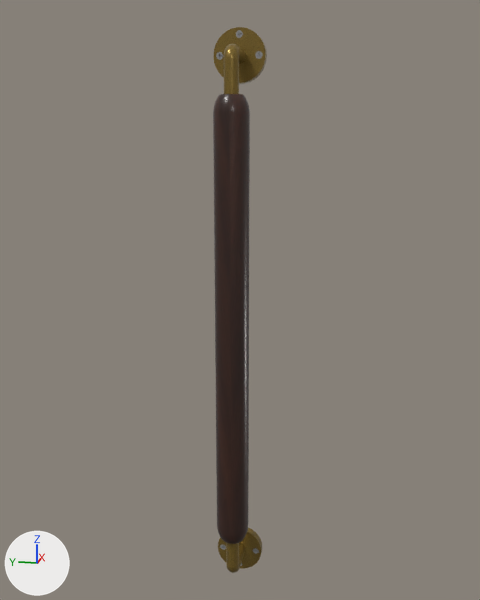
Two versions of the glTF model src/assets/models/door_handle.glb, one commit apart.
One viewpoint serves both versions: a 50 mm camera at (-3.56, -0.28, 2.98) aimed at (0.09, 0.45, 2.06). Arrows for +X, +Y and +Z are at lower left; the lights stay in place. The picture after the commit comes second. Where no turn or scale is listed for an object, it has been applied to the vertices. Vertices at exactly the same position are counted once.
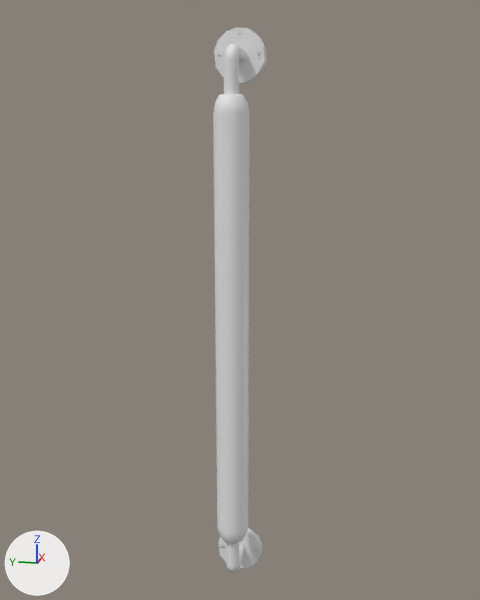
Where the change shows, as pixel boxes [x1, y1, x2, y2] in the pictures (480 x 600 px):
'Object_6', reshaped, recoloured (brown to white)
    both: [213, 94, 250, 544]
'Object_8', reshaped
    before: [214, 27, 267, 573]
    after: [214, 27, 266, 572]
part 1 of me_object_1, cut back (brown)
    before: [213, 94, 250, 544]
part 2 of me_object_2, cut back (brown)
    before: [218, 528, 262, 573]
part 3 of me_object_2, cut back (brown)
    before: [214, 27, 267, 84]
part 4 of me_object_2, recoloured
    both: [215, 51, 239, 570]

The edits, one by one:
me_object_1 is used by ob_object_6; location (0.044, 0.47, 1.893); scale (1.64, 1.64, 1.64).
me_object_1 had 817 vertices, 1626 faces and spanned x -0.11..0.11, y -0.08..0.08, z -1.0..1.0.
me_object_1 no longer uses material mat_material_001 (picture img_image_1).
me_object_1 now has 216 vertices, 424 faces and spans x -0.11..0.11, y -0.08..0.08, z -1.0..1.0.
me_object_1 part 1: 26 vertices moved within x -0.07..0.11, y -0.07..0.04, z -0.79..0.99; 601 vertices removed from x -0.11..0.11, y -0.08..0.08, z -1.0..1.0.
me_object_2 is used by ob_object_8; location (0.067, 0.47, 1.893).
me_object_2 had 689 vertices, 1254 faces and spanned x -0.15..0.15, y -0.14..0.14, z -1.65..1.65.
me_object_2 now has 269 vertices, 501 faces and spans x -0.15..0.15, y -0.14..0.14, z -1.65..1.65.
me_object_2 part 2: 8 vertices moved within x -0.09..0.15, y -0.04..0.12, z -1.64..-1.47; 209 vertices removed from x -0.14..0.15, y -0.14..0.14, z -1.65..-1.37.
me_object_2 part 3: 4 vertices moved within x 0.11, y -0.11..0.01, z 1.52..1.62; 211 vertices removed from x -0.14..0.15, y -0.14..0.14, z 1.37..1.65.
me_object_2 part 4: 28 faces spanning x -0.15..0.11, y -0.11..0.14, z -1.55..1.54 switch from mat_material_002 (picture img_image_2) to no material.
